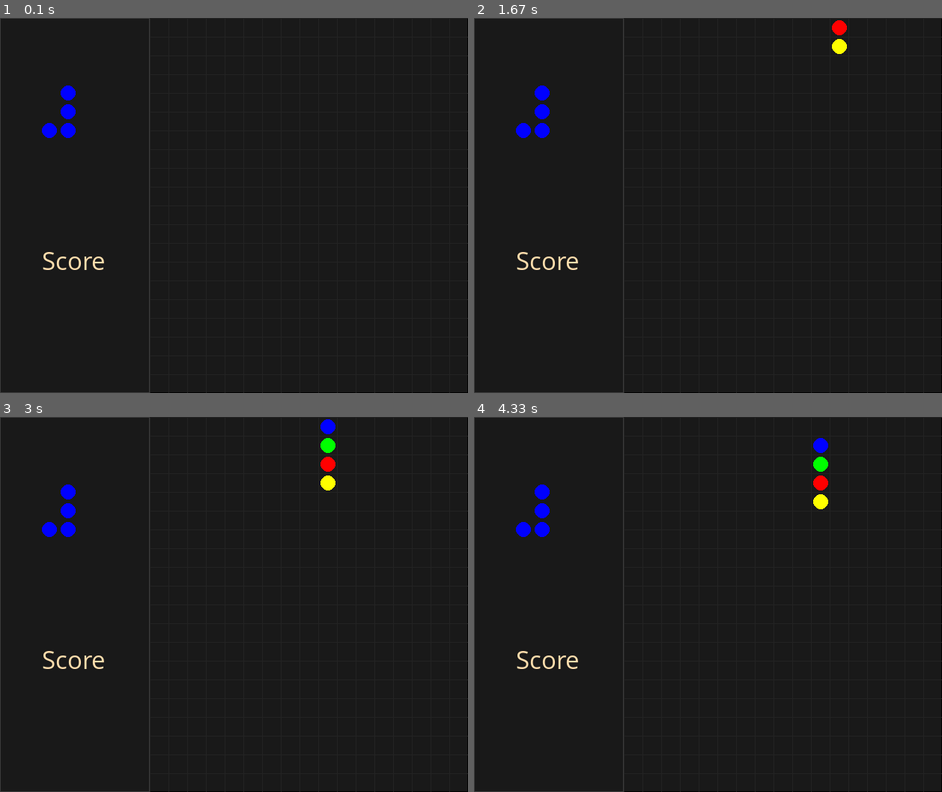
Above: before the commit, frames 1-4 (two rows, left to right).
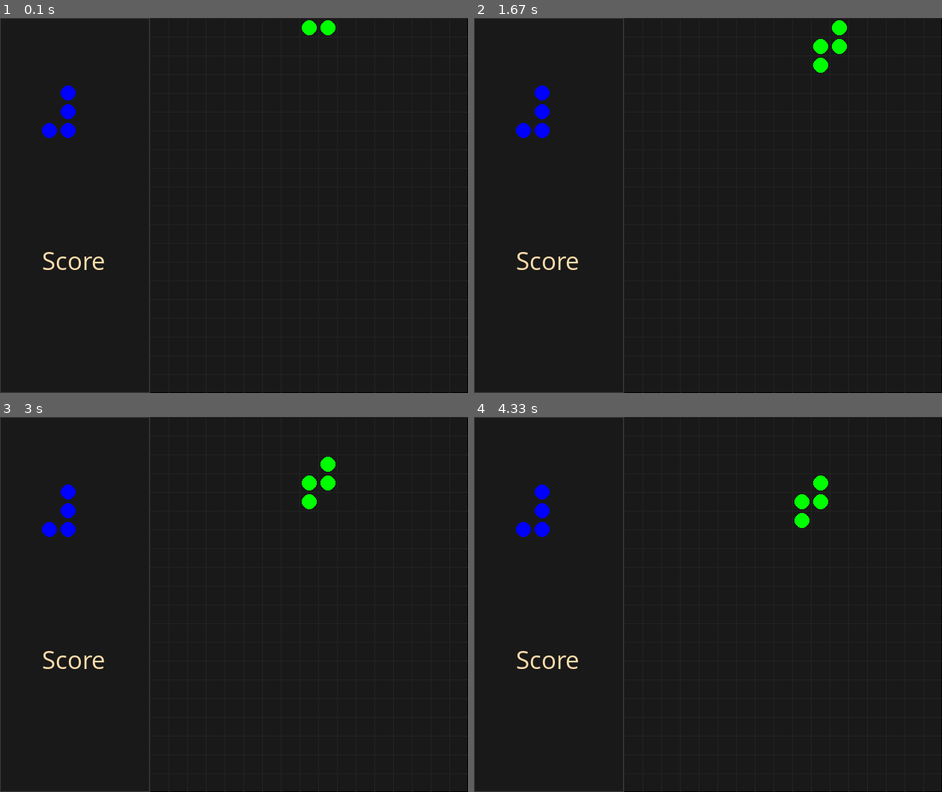
Above: after the commit, the same moments.

Repository: RoboAI/Tetris-in-Pygame
Game: pygame game, started from TheTetrisGame.py
Two runs of this game, one before a commit and one after it. Both use one fixed random seed, a clock stepped at 60 frames per second and the inputs below.
Inputs:
- Up to frame 1 (0.1 s): no input
- Up to frame 2 (1.67 s): tap R at 0.33 s; hold Right 0.67-1.13 s; hold Up 1.17-1.47 s; hold Right from 1.5 s (still down)
- Up to frame 3 (3 s): release Right at 1.97 s; hold Left 2-2.53 s; hold Down 2.57-2.87 s; hold Left from 2.9 s (still down)
- Up to frame 4 (4.33 s): release Left at 3.3 s; hold Up 3.33-3.7 s; hold Right from 3.73 s (still down)

The runs differ from the first frame. In frame 1, 0.2% of the frame differs, in the area x 64-72%, y 0-5%; in frame 2, 0.4%; in frame 3, 0.6%, in the area x 64-72%, y 0-25%; in frame 4, 0.6%.

Commit message:
fixed rotation bug

Diff:
--- a/TetrimonoShape.py
+++ b/TetrimonoShape.py
@@ -107,7 +107,7 @@
 
         # check if there is space to rotate
         result = False
-        result = False
+        result2 = False
 
         if( other_shape != None ):
             result = self.check_exact_collision(other_shape)
--- a/TheTetrisGame.py
+++ b/TheTetrisGame.py
@@ -96,25 +96,23 @@
 
 #-----------------
 game_shapes = []
-#game_shapes.remove(moving_dot)
 #-----------------
-single_layer = {}
+
+# grid layers. stores the blocks in layers.
 all_layers = {}
 for i in range(gb.grid_num_of_vt_squares - 1, -1, -1):#TODO: +10 for extra above
-    single_layer = {i * gb.grid_square_size + gb.grid_offset_y: []}
-    all_layers.update(single_layer)
-    #a = all_layers[gb.grid_num_of_squares - 1 - i]
-    #a.update({i * gb.grid_square_size: []})
+    all_layers.update({i * gb.grid_square_size + gb.grid_offset_y: []})
 #-----------------
 
 # current shape
-player_shape = get_new_shape_by_name("I")
-#player_shape = get_next_random_shape()
-#player_shape = setup_new_shape(player_shape)
-player_shape.blocks[0].colour = "blue"
-player_shape.blocks[1].colour = "green"
-player_shape.blocks[2].colour = "red"
-player_shape.blocks[3].colour = "yellow"
+player_shape = get_next_random_shape()
+player_shape = setup_new_shape(player_shape)
+#---------------
+# player_shape = get_new_shape_by_name("I")
+# player_shape.blocks[0].colour = "blue"
+# player_shape.blocks[1].colour = "green"
+# player_shape.blocks[2].colour = "red"
+# player_shape.blocks[3].colour = "yellow"
 #-----------------
 
 # next shape
@@ -365,7 +363,7 @@
 
     # return if rotation would collide with other shapes
     for landed_shape in game_shapes:
-        if shape.check_rotation_collision(landed_shape.blocks[landed_shape.rotation_index].shape, degrees, landed_shape, None, gb.grid_block_distance):
+        if shape.check_rotation_collision(shape.blocks[shape.rotation_index].shape, degrees, landed_shape, None, gb.grid_block_distance):
             break
 
     else:# have enough space so do the rotation
